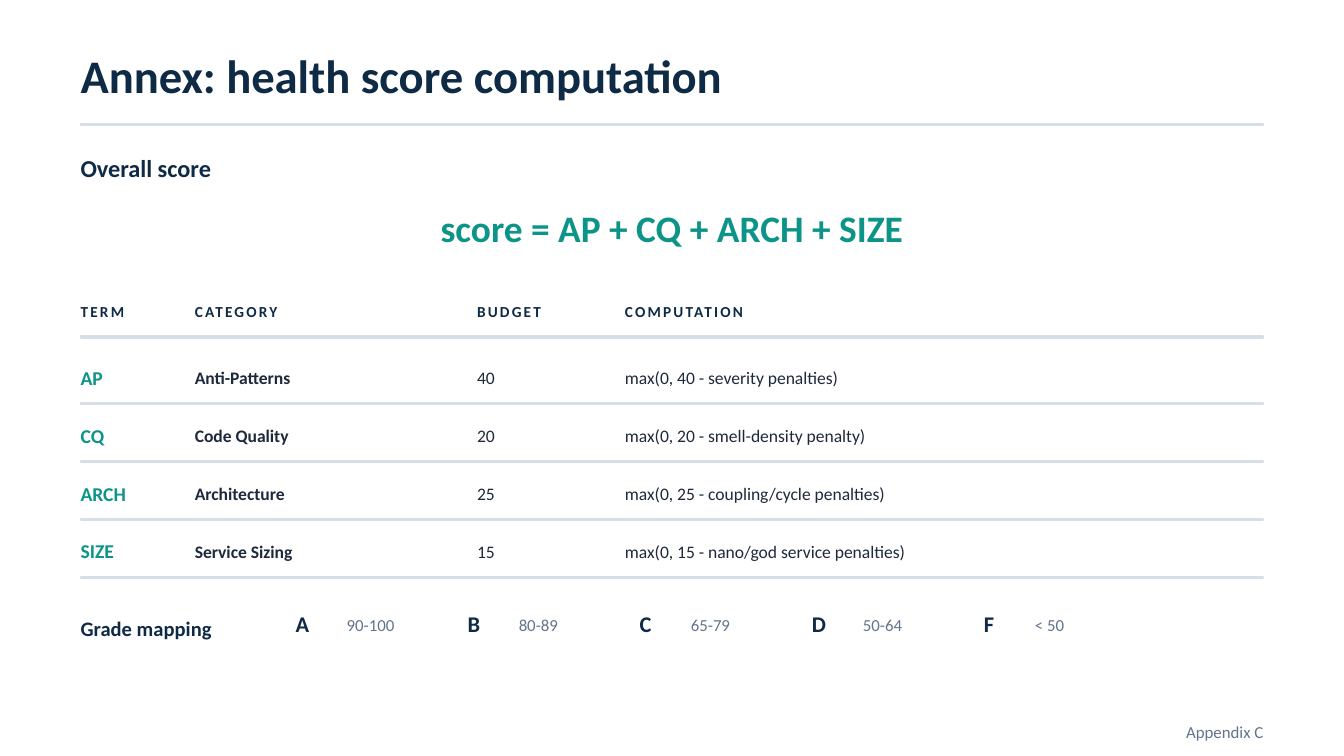
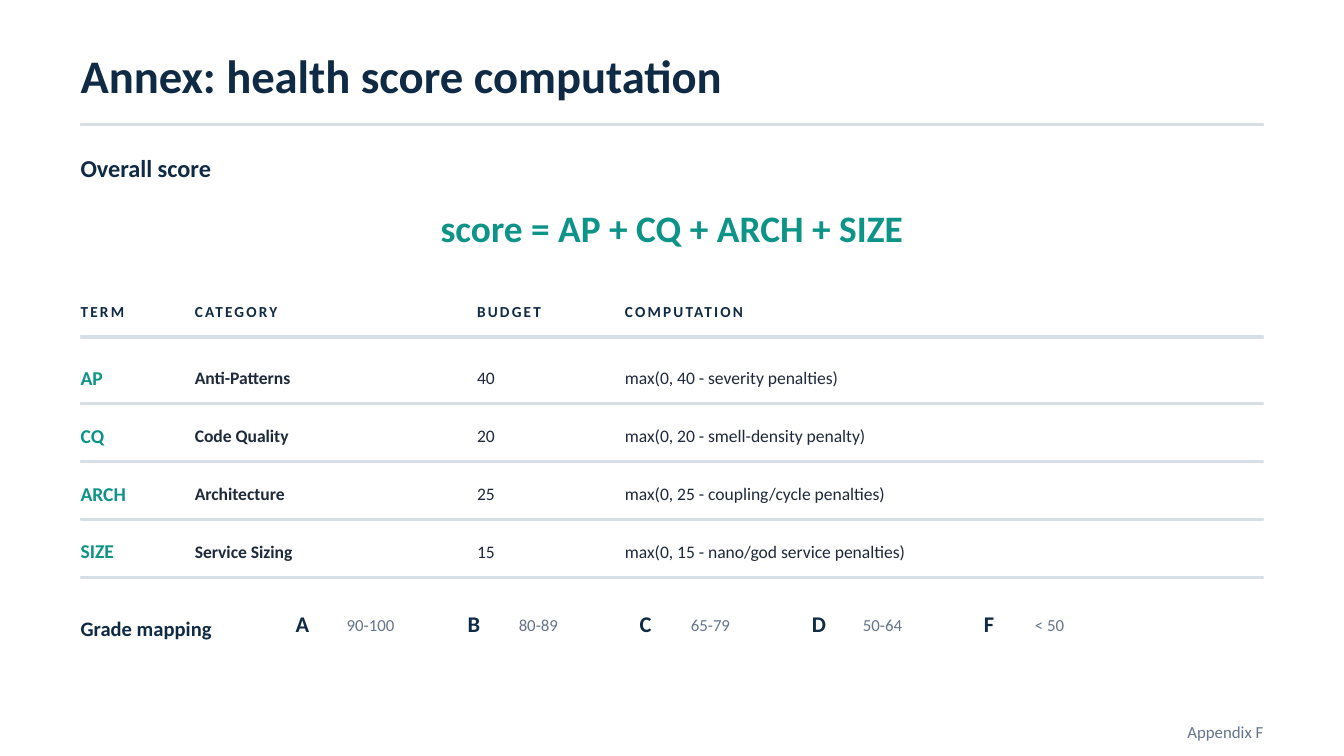
Before and after one commit to andrei45635/dissertation_backend, a slide deck: slide 19 of thesis/presentation/MSA_Detector_Defense_v2.pptx. Drawn at 1344x756 pixels with LibreOffice and Linux fonts; fonts in the diff are those of the drawing. Boxes give left, top, right and bottom in pixels: in the first picture for what was removed or moved away, otherwise in the second. Text is boxed around its words. In the diff, an @@ line names an element or a change of style, - is before the commit and + after.

```diff
--- a/thesis/presentation/MSA_Detector_Defense_v2.pptx
+++ b/thesis/presentation/MSA_Detector_Defense_v2.pptx
@@ text at (x1=1187, y1=726, x2=1264, y2=741): text changed @@
-Appendix C
+Appendix F
```
Also in this commit, not shown: 6 other slides changed, 6 slides added, 1 slide removed, 2 other files.
